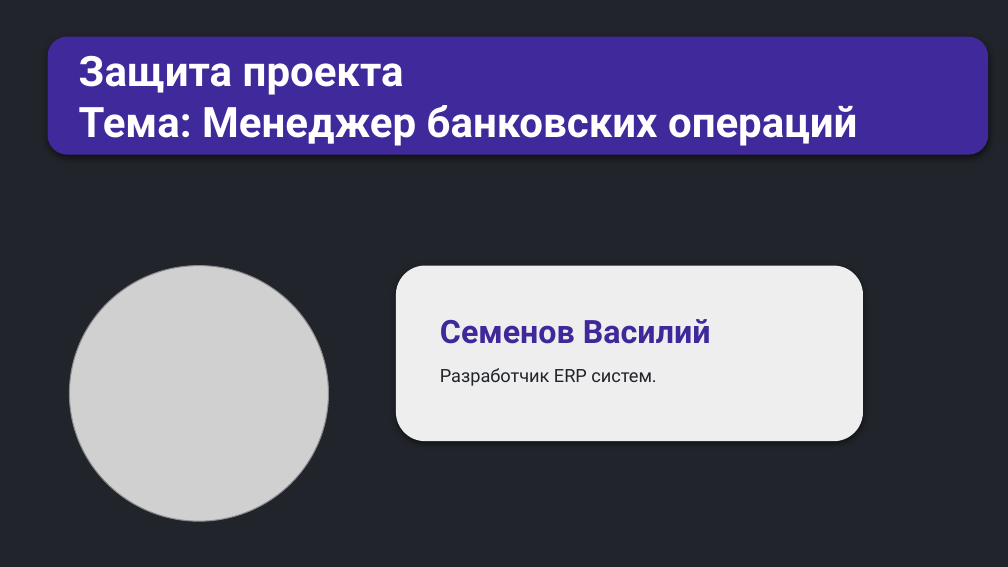
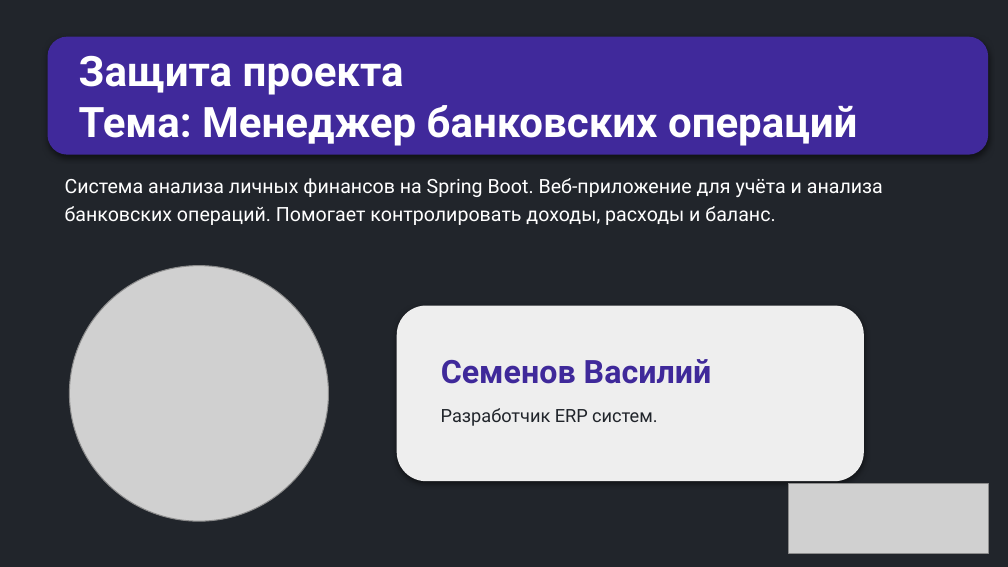
Before and after one commit to semusv/Bank_analyzer, a slide deck: slide 3 of bank_analyzer.pptx. Drawn at 1008x567 pixels with LibreOffice and Linux fonts; fonts in the diff are those of the drawing; grey boxes stand for pictures. Boxes give left, top, right and bottom in pixels: in the first picture for what was removed or moved away, otherwise in the second. Text is boxed around its words. In the diff, an @@ line names an element or a change of style, - is before the commit and + after.

```diff
--- a/bank_analyzer.pptx
+++ b/bank_analyzer.pptx
@@ text added at box(65, 178, 883, 225), 14 pt, text #FFFFFF @@
+Система анализа личных финансов на Spring Boot. Веб-приложение для учёта и анализа банковских операций. Помогает контролировать доходы, расходы и баланс.
@@ 2 texts, 1 rounded rectangle: place and size @@
-2 texts, 1 rounded rectangle at box(396, 266, 863, 442)
+2 texts, 1 rounded rectangle at box(397, 305, 864, 481)
@@ picture added at box(788, 484, 988, 553) @@
```
Also in this commit, not shown: 21 other slides changed, 3 slides added, 35 slides removed, 14 other files.
